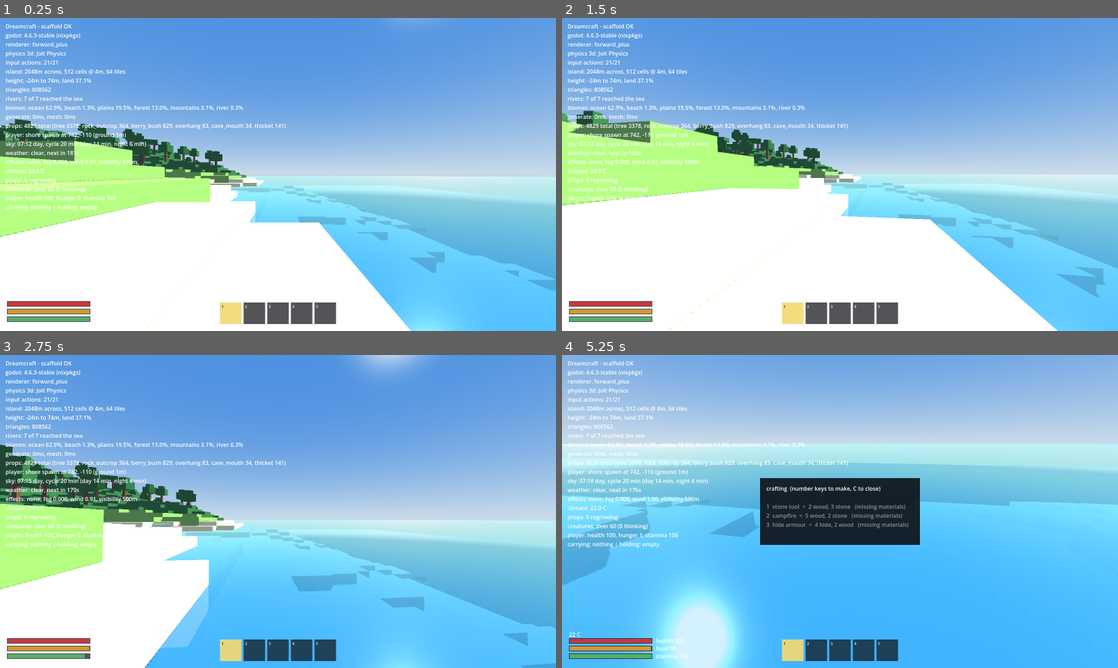
Above: before the commit, frames 1-4 (two rows, left to right).
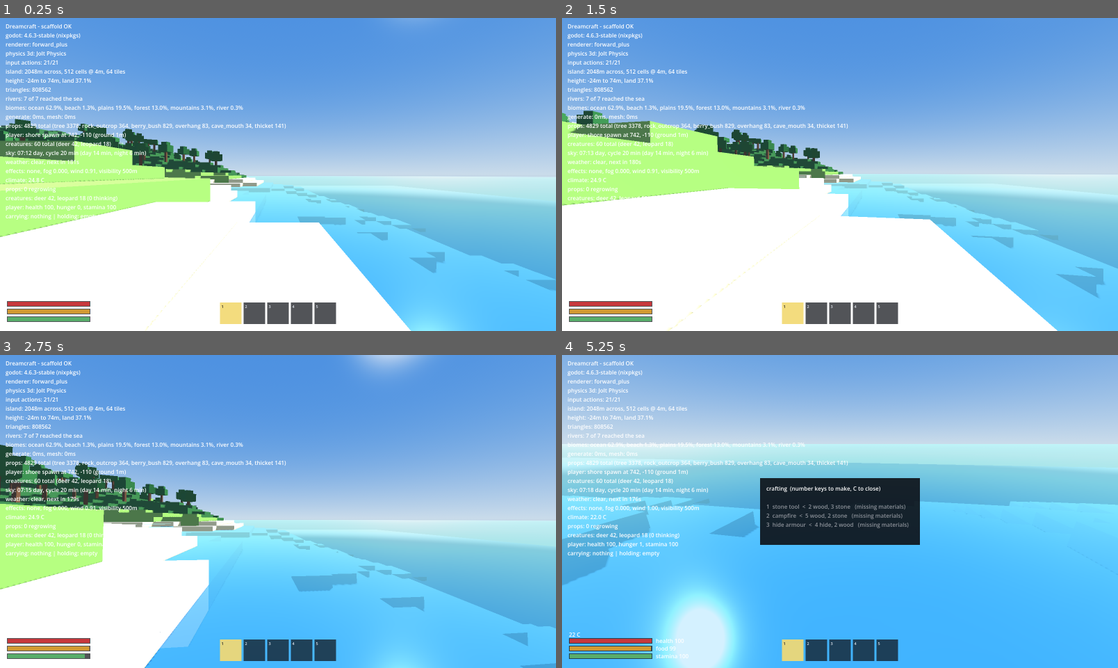
Above: after the commit, the same moments.

Repository: azthrun/dreambig-game-dreamcraft
Game: Godot game, scene res://scenes/main.tscn
Two runs of this game, one before a commit and one after it. Both use one fixed random seed, a clock stepped at 60 frames per second and the inputs below.
Inputs (mouse positions are in pixels of both pictures, inside the frame that each line leads up to):
- Up to frame 1 (0.25 s): no input
- Up to frame 2 (1.5 s): tap Enter (ui_accept) at 0.5 s; move the mouse to (867, 174) at 0.52 s; hold Ctrl (crouch) 0.53-1.28 s; hold W (move_forward) from 0.53 s (still down); tap Space (jump) at 0.77 s; click (867, 174) at 0.8 s; move the mouse to (812, 174) at 1.27 s; click (812, 174) at 1.35 s
- Up to frame 3 (2.75 s): keep holding W (move_forward); tap Space (jump) at 1.52 s; tap Shift (sprint) at 1.55 s; move the mouse to (289, 505) at 2.02 s; hold Shift (sprint) from 2.03 s (still down); tap Ctrl (crouch) at 2.3 s
- Up to frame 4 (5.25 s): move the mouse to (834, 517) at 2.77 s; release Shift (sprint) at 2.78 s; right-click (834, 517) at 2.85 s; tap Space (jump) at 3.02, 3.77 s; click (834, 517) at 3.05 s; move the mouse to (878, 514) at 3.52 s; hold C (craft) 3.53-4.25 s; tap Shift (sprint) at 3.8 s; release W (move_forward) at 4.25 s; drag from (673, 464) to (756, 433) at 4.27 s; tap Enter (ui_accept) at 5 s; move the mouse to (845, 511) at 5.02 s; press the mouse at (845, 511) at 5.03 s; hold W (move_forward) from 5.03 s (still down)

The runs differ from the first frame. In frame 1, 1.4% of the frame differs, in the area x 1-27%, y 39-65%; in frame 2, 1.0%; in frame 3, 1.4%; in frame 4, 1.5%.

Commit message:
Add predator behaviour tree and the leopard
The island can now hunt back. 371 tests, green.
creatures: 60 total (deer 42, leopard 18)

Five stages -- patrol, stalk, charge, attack, retreat -- so a predator
reads as deliberate rather than as a homing missile. Stalking at 42% speed
is what gives the player time to notice they are being hunted; a leopard
that sprinted from first sight would give no warning at all.

Role picks the brain, not species, so the tiger and lion need no new
wiring. The body asks both brains the same two questions -- are you running,
and how fast -- and neither branch mentions a species.

A wounded predator breaks off below 30% health and will not re-engage for
fourteen seconds after. Both halves matter: without the retreat the fight
is to the death, and without the recovery window the animal turns round the
moment it is far enough away and the fight never ends. Separate tests cover
each.

Attack cadence lives in the body reading the species table, not in the
brain, so a slower or faster animal is a number rather than a second brain.

Crouching shortens detection and sprinting lengthens it, tested at a
distance that is safe crouched and not safe sprinting -- so the two
modifiers are shown to bracket the same range rather than merely existing.

Predators patrol a territory around where they spawned. One that wandered
the whole island would be neither findable nor avoidable.

Two of my own test premises were wrong and worth recording. The re-engage
test walked the player back in while the predator was still at 10% health,
so it retreated again and proved nothing about the recovery window. And the
"hunts again" test used a distance inside charge range, so it asserted a
stalk while correctly getting a charge.

Perf unchanged at 137-141 fps on the 1% low: dormancy applies to predators
exactly as it does to deer, which is why 18 more animals cost nothing
measurable.

Closes #23

Co-Authored-By: Claude Opus 5 <noreply@anthropic.com>

Diff:
--- a/scripts/creatures/creature_body.gd
+++ b/scripts/creatures/creature_body.gd
@@ -13,6 +13,7 @@
 const CreatureKind := preload("res://scripts/creatures/creature_kind.gd")
 const CreatureFactory := preload("res://scripts/creatures/creature_factory.gd")
 const PreyBrain := preload("res://scripts/creatures/prey_brain.gd")
+const PredatorBrain := preload("res://scripts/creatures/predator_brain.gd")
 const Corpse := preload("res://scripts/creatures/corpse.gd")
 
 ## Steepest step a creature will climb. Matches the player's own limit, so terrain that
@@ -45,6 +46,10 @@
 var kind := CreatureKind.Kind.DEER
 
 var _health := 0.0
+## Where a predator patrols around. Prey wander freely, so this is only read by
+## predators, but every body carries it rather than branching on species.
+var _anchor := Vector3.ZERO
+var _attack_countdown := 0.0
 var _flash_countdown := 0.0
 var _meshes: Array[MeshInstance3D] = []
 
@@ -65,7 +70,10 @@
 	kind = p_kind
 	_map = map
 	_player = player
-	_brain = PreyBrain.new(seed_value)
+	# Role picks the brain, not species, so the next four animals need no new wiring.
+	_brain = PredatorBrain.new(seed_value) if CreatureKind.is_predator(p_kind) \
+			else PreyBrain.new(seed_value)
+	_anchor = global_position
 
 	collision_layer = CREATURE_LAYER
 	# Collides with nothing: movement is driven from the heightmap, and letting animals
@@ -99,6 +107,10 @@
 
 func health() -> float:
 	return _health
+
+
+func health_fraction() -> float:
+	return _health / maxf(CreatureKind.health(kind), 0.001)
 
 
 func is_dead() -> bool:
@@ -193,7 +205,28 @@
 	if not _active:
 		return
 
+	_update_attack(delta)
 	_move(delta)
+
+
+## Strikes the player while the brain says it is in range, on this species' own cadence.
+##
+## The cooldown lives here rather than in the brain, so a slower or faster animal is a
+## number in the species table rather than a second brain.
+func _update_attack(delta: float) -> void:
+	if _attack_countdown > 0.0:
+		_attack_countdown -= delta
+
+	if not _brain.has_method(&"is_attacking") or not _brain.is_attacking():
+		return
+	if _attack_countdown > 0.0 or _player == null or not is_instance_valid(_player):
+		return
+
+	_attack_countdown = CreatureKind.attack_interval(kind)
+	if _player.has_method(&"stats"):
+		var stats: RefCounted = _player.stats()
+		if stats != null and not stats.is_dead():
+			stats.damage(CreatureKind.attack_damage(kind))
 
 
 ## Re-decides. Only reached on the decision interval, so everything here is off the
@@ -220,13 +253,20 @@
 	if _player != null and _player.has_method(&"is_crouching"):
 		crouching = _player.is_crouching()
 
+	var sprinting := false
+	if _player != null and _player.has_method(&"is_sprinting"):
+		sprinting = _player.is_sprinting()
+
 	_brain.tick(DECISION_INTERVAL, {
 		"position": global_position,
+		"anchor": _anchor,
 		"threat_position": _player.global_position if _player != null \
 				else Vector3.ZERO,
 		"threat_present": _player != null and is_instance_valid(_player),
 		"threat_crouching": crouching,
+		"threat_sprinting": sprinting,
 		"detection_m": CreatureKind.detection_m(kind),
+		"health_fraction": health_fraction(),
 		"made_progress": _made_progress,
 	})
 
@@ -262,10 +302,15 @@
 		_settle()
 		return
 
-	var speed := CreatureKind.run_speed(kind) if _brain.is_fleeing() \
-			else CreatureKind.walk_speed(kind)
-	_play(CreatureFactory.CLIP_RUN if _brain.is_fleeing() \
-			else CreatureFactory.CLIP_WALK)
+	# Prey run when they flee; predators run when they charge or break off. Both answer
+	# the same two questions, so the body does not branch on species.
+	var running: bool = _brain.is_running() if _brain.has_method(&"is_running") \
+			else _brain.is_fleeing()
+	var scale: float = _brain.speed_scale() if _brain.has_method(&"speed_scale") \
+			else 1.0
+	var speed := (CreatureKind.run_speed(kind) if running \
+			else CreatureKind.walk_speed(kind)) * scale
+	_play(CreatureFactory.CLIP_RUN if running else CreatureFactory.CLIP_WALK)
 
 	var step := direction * speed * delta
 	var target := global_position + step
--- a/scripts/creatures/creature_factory.gd
+++ b/scripts/creatures/creature_factory.gd
@@ -45,6 +45,22 @@
 	var head_y := torso_y + (height - leg_length) * 0.42
 	_box(parent, Vector3(0.0, head_y, -length * 0.42),
 			Vector3(width * 0.55, width * 0.55, length * 0.34), head_colour)
+
+	# Spots break up the torso so a tan predator is not mistaken for a tan deer at a
+	# glance, which matters when one of them can kill you.
+	if bool(shape.get("spots", false)):
+		var spot_colour: Color = shape.get("spot_colour", body_colour.darkened(0.5))
+		var rng := RandomNumberGenerator.new()
+		# Fixed seed: every leopard wears the same coat, which is cheaper than storing
+		# one per animal and no player will ever compare two.
+		rng.seed = 4242
+		for _i in 9:
+			var along := rng.randf_range(-0.38, 0.38) * length
+			var around := rng.randf_range(-0.3, 0.3) * (height - leg_length)
+			_box(parent, Vector3(width * 0.51, torso_y + around, along),
+					Vector3(0.02, 0.16, 0.22), spot_colour)
+			_box(parent, Vector3(-width * 0.51, torso_y + around, along),
+					Vector3(0.02, 0.16, 0.22), spot_colour)
 
 	var legs: Array[Node3D] = []
 	var offsets := [
--- a/scripts/creatures/creature_kind.gd
+++ b/scripts/creatures/creature_kind.gd
@@ -42,9 +42,34 @@
 			Biome.Kind.FOREST: 0.7,
 		},
 	},
+	Kind.LEOPARD: {
+		"name": "leopard",
+		"role": Role.PREDATOR,
+		## Roughly two stone-tool hits more than a deer: a real fight without a stalemate.
+		"health": 55.0,
+		"walk_speed": 2.6,
+		"run_speed": 9.6,
+		## Sees further than a deer notices you, so it finds you before you find it.
+		"detection_m": 30.0,
+		"attack_damage": 14.0,
+		"attack_interval": 1.3,
+		"body": {
+			"height": 1.05, "length": 1.9, "width": 0.66,
+			"body_colour": Color(0.78, 0.62, 0.30),
+			"head_colour": Color(0.72, 0.56, 0.26),
+			"leg_colour": Color(0.62, 0.48, 0.22),
+			## Spots are what make it read as a leopard rather than a tan deer.
+			"spots": true,
+			"spot_colour": Color(0.20, 0.15, 0.10),
+		},
+		"drops": {ItemKind.Kind.RAW_MEAT: 3, ItemKind.Kind.HIDE: 2},
+		"biomes": {
+			Biome.Kind.FOREST: 1.0,
+		},
+	},
 }
 
-const ALL: Array[int] = [Kind.DEER]
+const ALL: Array[int] = [Kind.DEER, Kind.LEOPARD]
 
 
 static func data(kind: int) -> Dictionary:
@@ -75,6 +100,20 @@
 	return float(data(kind).get("detection_m", 20.0))
 
 
+## Damage one strike does, and how long between strikes. Prey have neither, which is
+## what makes them prey.
+static func attack_damage(kind: int) -> float:
+	return float(data(kind).get("attack_damage", 0.0))
+
+
+static func attack_interval(kind: int) -> float:
+	return float(data(kind).get("attack_interval", 1.5))
+
+
+static func is_predator(kind: int) -> bool:
+	return role(kind) == Role.PREDATOR
+
+
 static func body(kind: int) -> Dictionary:
 	return data(kind).get("body", {})
 
--- /dev/null
+++ b/scripts/creatures/predator_brain.gd
@@ -0,0 +1,253 @@
+extends RefCounted
+## What a predator decides to do: patrol, stalk, charge, attack, or break off.
+##
+## Pure of Node and SceneTree, like the prey brain, so an entire hunt — noticing, closing,
+## striking, and giving up wounded — is simulated by injecting deltas with no scene and no
+## animal.
+##
+## The five stages exist so a predator reads as deliberate rather than as a homing
+## missile. Stalking at reduced speed is what gives the player time to notice they are
+## being hunted; retreating when hurt is what makes a fight winnable without killing.
+
+enum State { PATROL, STALK, CHARGE, ATTACK, RETREAT }
+
+## How long a bout of patrolling lasts before picking a new heading.
+const PATROL_SECONDS := Vector2(3.0, 8.0)
+
+## Stalking is deliberately slow: the approach is the warning.
+const STALK_SPEED_SCALE := 0.42
+
+## Ranges, in metres. Detection starts a stalk, charge range starts a run, attack range
+## starts hitting.
+const CHARGE_RANGE_M := 13.0
+const ATTACK_RANGE_M := 2.6
+
+## Hysteresis on every range, for the same reason the prey brain needs it: an animal
+## sitting exactly on a boundary would otherwise switch state every frame.
+const RELEASE_MULTIPLIER := 1.3
+
+## Crouching hides you; sprinting advertises you. Both modify the same detection range.
+const CROUCH_DETECTION_FACTOR := 0.45
+const SPRINT_DETECTION_FACTOR := 1.6
+
+## Below this share of health a predator breaks off rather than fighting to the death.
+const RETREAT_HEALTH_FRACTION := 0.3
+
+## How far it runs before it stops fleeing, and how long before it will hunt again.
+const RETREAT_DISTANCE_M := 32.0
+const RECOVER_SECONDS := 14.0
+
+## How far from its territory anchor a patrol will wander.
+const TERRITORY_RADIUS_M := 45.0
+
+var _state := State.PATROL
+var _timer := 0.0
+var _recover := 0.0
+var _direction := Vector3.ZERO
+var _stuck_for := 0.0
+var _rng := RandomNumberGenerator.new()
+
+const STUCK_SECONDS := 1.2
+
+
+func _init(seed_value: int = 0) -> void:
+	_rng.seed = seed_value
+	_enter(State.PATROL)
+
+
+func state() -> int:
+	return _state
+
+
+func state_name() -> String:
+	match _state:
+		State.PATROL:
+			return "patrol"
+		State.STALK:
+			return "stalk"
+		State.CHARGE:
+			return "charge"
+		State.ATTACK:
+			return "attack"
+		State.RETREAT:
+			return "retreat"
+	return "unknown"
+
+
+func desired_direction() -> Vector3:
+	return _direction
+
+
+## True while close enough to strike. The body applies its own cooldown, so the brain does
+## not have to know how fast this animal swings.
+func is_attacking() -> bool:
+	return _state == State.ATTACK
+
+
+func is_retreating() -> bool:
+	return _state == State.RETREAT
+
+
+## Movement speed multiplier for the current state. Stalking is slow, everything else runs.
+func speed_scale() -> float:
+	match _state:
+		State.PATROL:
+			return 1.0
+		State.STALK:
+			return STALK_SPEED_SCALE
+		State.ATTACK:
+			return 0.0
+	return 1.0
+
+
+## Whether the current state uses the running gait rather than the walking one.
+func is_running() -> bool:
+	return _state == State.CHARGE or _state == State.RETREAT
+
+
+## Range at which a predator notices the player, given how the player is moving.
+static func detection_range(base_m: float, crouching: bool,
+		sprinting: bool) -> float:
+	var range_m := base_m
+	if crouching:
+		range_m *= CROUCH_DETECTION_FACTOR
+	elif sprinting:
+		range_m *= SPRINT_DETECTION_FACTOR
+	return range_m
+
+
+## Advances the decision.
+##
+## `context` carries: position, anchor, threat_position, threat_present,
+## threat_crouching, threat_sprinting, detection_m, health_fraction, made_progress.
+func tick(delta: float, context: Dictionary) -> void:
+	if delta <= 0.0:
+		return
+
+	_update_stuck(delta, context)
+
+	var position: Vector3 = context.get("position", Vector3.ZERO)
+	var threat: Vector3 = context.get("threat_position", Vector3.ZERO)
+	var present: bool = context.get("threat_present", false)
+	var distance := position.distance_to(threat) if present else INF
+	var health: float = context.get("health_fraction", 1.0)
+
+	# Wounded animals disengage from any state, including mid-swing.
+	if health <= RETREAT_HEALTH_FRACTION and _state != State.RETREAT:
+		_enter(State.RETREAT)
+
+	if _state == State.RETREAT:
+		_tick_retreat(delta, position, threat, present, distance)
+		return
+
+	if _recover > 0.0:
+		# Recently beaten off: patrol, and ignore the player for a while.
+		_recover -= delta
+		_tick_patrol(delta, context)
+		return
+
+	var detection := detection_range(
+			float(context.get("detection_m", 25.0)),
+			bool(context.get("threat_crouching", false)),
+			bool(context.get("threat_sprinting", false)))
+
+	if not present or distance > detection * RELEASE_MULTIPLIER:
+		if _state != State.PATROL:
+			_enter(State.PATROL)
+		_tick_patrol(delta, context)
+		return
+
+	# Close enough to strike.
+	if distance <= ATTACK_RANGE_M:
+		if _state != State.ATTACK:
+			_enter(State.ATTACK)
+		_direction = Vector3.ZERO
+		return
+
+	# Within a rush.
+	if distance <= CHARGE_RANGE_M:
+		if _state != State.CHARGE:
+			_enter(State.CHARGE)
+		_direction = _towards(position, threat)
+		return
+
+	# Seen, but far: close the distance slowly.
+	if distance <= detection:
+		if _state != State.STALK:
+			_enter(State.STALK)
+		_direction = _towards(position, threat)
+		return
+
+	# Between detection and its release margin: hold whatever was already happening.
+	if _state == State.PATROL:
+		_tick_patrol(delta, context)
+	else:
+		_direction = _towards(position, threat)
+
+
+func _tick_patrol(delta: float, context: Dictionary) -> void:
+	_timer -= delta
+	var position: Vector3 = context.get("position", Vector3.ZERO)
+	var anchor: Vector3 = context.get("anchor", position)
+
+	# Turned back at the edge of its territory, so a predator stays somewhere findable
+	# rather than wandering the whole island.
+	if position.distance_to(anchor) > TERRITORY_RADIUS_M:
+		_direction = _towards(position, anchor)
+		_timer = _rng.randf_range(PATROL_SECONDS.x, PATROL_SECONDS.y)
+		return
+
+	if _timer <= 0.0:
+		_direction = _random_direction()
+		_timer = _rng.randf_range(PATROL_SECONDS.x, PATROL_SECONDS.y)
+
+
+func _tick_retreat(delta: float, position: Vector3, threat: Vector3,
+		present: bool, distance: float) -> void:
+	if present:
+		_direction = _away_from(position, threat)
+	if not present or distance >= RETREAT_DISTANCE_M:
+		# Far enough to stop running, but it will not hunt again for a while.
+		_recover = RECOVER_SECONDS
+		_enter(State.PATROL)
+
+
+func _towards(position: Vector3, target: Vector3) -> Vector3:
+	var to := target - position
+	to.y = 0.0
+	if to.length_squared() < 0.0001:
+		return _random_direction()
+	return to.normalized()
+
+
+func _away_from(position: Vector3, threat: Vector3) -> Vector3:
+	return -_towards(position, threat)
+
+
+func _update_stuck(delta: float, context: Dictionary) -> void:
+	if _state == State.ATTACK:
+		_stuck_for = 0.0
+		return
+	if bool(context.get("made_progress", true)):
+		_stuck_for = 0.0
+		return
+	_stuck_for += delta
+	if _stuck_for >= STUCK_SECONDS:
+		_stuck_for = 0.0
+		_direction = _random_direction()
+
+
+func _enter(state: int) -> void:
+	_state = state
+	_stuck_for = 0.0
+	match state:
+		State.PATROL:
+			_direction = _random_direction()
+			_timer = _rng.randf_range(PATROL_SECONDS.x, PATROL_SECONDS.y)
+		State.ATTACK:
+			_direction = Vector3.ZERO
+
+
+func _random_direction() -> Vector3:
+	var angle := _rng.randf_range(0.0, TAU)
+	return Vector3(cos(angle), 0.0, sin(angle))
--- a/scripts/main.gd
+++ b/scripts/main.gd
@@ -42,6 +42,9 @@
 ## surface under gravity rather than starting embedded in it.
 const SPAWN_CLEARANCE_M := 1.5
 
+## Collected while placing the player, since creatures are spawned in that pass.
+var _creature_lines := PackedStringArray()
+
 
 func _ready() -> void:
 	var missing := missing_actions()
@@ -54,6 +57,7 @@
 		lines.append_array(terrain.stat_lines())
 		lines.append_array(_populate_props(terrain))
 		lines.append(_place_player(terrain))
+		lines.append_array(_creature_lines)
 
 	for line in lines:
 		print(line)
@@ -203,6 +207,7 @@
 	var creatures := get_node_or_null(^"Creatures")
 	if creatures != null:
 		creatures.populate(map, player, terrain.world_seed)
+		_creature_lines = creatures.stat_lines()
 
 	var hud := get_node_or_null(^"UI/Hud")
 	if hud != null and hud.has_method(&"bind"):
--- a/scripts/player/player.gd
+++ b/scripts/player/player.gd
@@ -144,6 +144,12 @@
 	return _crouching
 
 
+## Exposed because predators notice a sprinting player from further away. Crouching hides
+## you, running advertises you.
+func is_sprinting() -> bool:
+	return _is_sprinting()
+
+
 func is_swimming() -> bool:
 	return _swimming
 
--- a/scripts/world/creatures.gd
+++ b/scripts/world/creatures.gd
@@ -58,6 +58,20 @@
 	return _creatures
 
 
+## One-off summary for the boot report, so what actually spawned is visible in a
+## headless run rather than only in the live overlay.
+func stat_lines() -> PackedStringArray:
+	var parts := PackedStringArray()
+	var total := 0
+	for kind in CreatureKind.ALL:
+		var count := int(_counts.get(kind, 0))
+		total += count
+		parts.append("%s %d" % [CreatureKind.name_of(kind), count])
+	var lines := PackedStringArray()
+	lines.append("creatures: %d total (%s)" % [total, ", ".join(parts)])
+	return lines
+
+
 func status_line() -> String:
 	var active := 0
 	for creature in _creatures:
--- /dev/null
+++ b/tests/unit/predator_brain_test.gd
@@ -0,0 +1,224 @@
+extends "res://tests/test_case.gd"
+## Tests predator behaviour: the full hunt, and knowing when to give up.
+
+const Brain := preload("res://scripts/creatures/predator_brain.gd")
+const CreatureKind := preload("res://scripts/creatures/creature_kind.gd")
+const Biome := preload("res://scripts/world/biome.gd")
+
+const DETECTION := 25.0
+
+
+func _brain(seed_value: int = 3) -> RefCounted:
+	return Brain.new(seed_value)
+
+
+## Context with the player at a distance along +X, and the predator unharmed.
+func _at(distance: float, health := 1.0, crouching := false,
+		sprinting := false) -> Dictionary:
+	return {
+		"position": Vector3.ZERO,
+		"anchor": Vector3.ZERO,
+		"threat_position": Vector3(distance, 0.0, 0.0),
+		"threat_present": distance < 100000.0,
+		"threat_crouching": crouching,
+		"threat_sprinting": sprinting,
+		"detection_m": DETECTION,
+		"health_fraction": health,
+		"made_progress": true,
+	}
+
+
+func _alone() -> Dictionary:
+	var context := _at(999999.0)
+	context["threat_present"] = false
+	return context
+
+
+func test_an_undisturbed_predator_patrols() -> void:
+	var brain := _brain()
+	for _i in 40:
+		brain.tick(0.25, _alone())
+	assert_eq(brain.state_name(), "patrol")
+
+
+func test_a_distant_but_visible_player_is_stalked() -> void:
+	var brain := _brain()
+	brain.tick(0.2, _at(DETECTION * 0.8))
+	assert_eq(brain.state_name(), "stalk")
+
+
+func test_stalking_approaches_the_player_slowly() -> void:
+	# The slow approach is the warning. A predator that sprinted from first sight would
+	# give the player no chance to notice they are being hunted.
+	var brain := _brain()
+	brain.tick(0.2, _at(DETECTION * 0.8))
+	assert_almost_eq(brain.desired_direction().x, 1.0, 0.001,
+			"should move towards the player at +X")
+	assert_true(brain.speed_scale() < 1.0, "stalking should be slower than patrol")
+	assert_false(brain.is_running())
+
+
+func test_closing_within_charge_range_starts_a_run() -> void:
+	var brain := _brain()
+	brain.tick(0.2, _at(Brain.CHARGE_RANGE_M * 0.7))
+	assert_eq(brain.state_name(), "charge")
+	assert_true(brain.is_running())
+	assert_almost_eq(brain.speed_scale(), 1.0, 0.001)
+
+
+func test_reaching_the_player_starts_attacking() -> void:
+	var brain := _brain()
+	brain.tick(0.2, _at(Brain.ATTACK_RANGE_M * 0.6))
+	assert_eq(brain.state_name(), "attack")
+	assert_true(brain.is_attacking())
+	assert_almost_eq(brain.desired_direction().length(), 0.0, 0.001,
+			"it should stand and strike rather than push through the player")
+
+
+func test_the_full_hunt_runs_patrol_stalk_charge_attack() -> void:
+	# Each stage in order, as the player walks in.
+	var brain := _brain()
+	brain.tick(0.2, _alone())
+	assert_eq(brain.state_name(), "patrol")
+	brain.tick(0.2, _at(DETECTION * 0.9))
+	assert_eq(brain.state_name(), "stalk")
+	brain.tick(0.2, _at(Brain.CHARGE_RANGE_M * 0.8))
+	assert_eq(brain.state_name(), "charge")
+	brain.tick(0.2, _at(Brain.ATTACK_RANGE_M * 0.5))
+	assert_eq(brain.state_name(), "attack")
+
+
+func test_a_player_who_escapes_is_no_longer_hunted() -> void:
+	var brain := _brain()
+	brain.tick(0.2, _at(Brain.ATTACK_RANGE_M * 0.5))
+	assert_true(brain.is_attacking())
+	brain.tick(0.2, _at(DETECTION * 4.0))
+	assert_eq(brain.state_name(), "patrol")
+
+
+func test_a_wounded_predator_breaks_off() -> void:
+	# A fight the player can win without killing, which is what makes the difficulty
+	# curve survivable.
+	var brain := _brain()
+	brain.tick(0.2, _at(Brain.ATTACK_RANGE_M * 0.5))
+	assert_true(brain.is_attacking())
+	brain.tick(0.2, _at(Brain.ATTACK_RANGE_M * 0.5,
+			Brain.RETREAT_HEALTH_FRACTION - 0.05))
+	assert_true(brain.is_retreating())
+	assert_almost_eq(brain.desired_direction().x, -1.0, 0.001,
+			"it should run away from the player, not towards")
+
+
+func test_a_retreating_predator_stops_once_it_is_clear() -> void:
+	var brain := _brain()
+	brain.tick(0.2, _at(2.0, 0.1))
+	assert_true(brain.is_retreating())
+	brain.tick(0.2, _at(Brain.RETREAT_DISTANCE_M + 5.0, 0.1))
+	assert_eq(brain.state_name(), "patrol")
+
+
+func test_a_beaten_predator_does_not_immediately_re_engage() -> void:
+	# Without the recovery window a wounded animal would turn around the moment it was
+	# far enough away, and the fight would never actually end.
+	var brain := _brain()
+	brain.tick(0.2, _at(2.0, 0.1))
+	brain.tick(0.2, _at(Brain.RETREAT_DISTANCE_M + 5.0, 0.1))
+	assert_eq(brain.state_name(), "patrol")
+	# Player walks straight back into range. Health is restored for this check so the
+	# only thing that could hold the predator back is the recovery window — at 0.1 it
+	# would simply retreat again, which would prove nothing about recovery.
+	brain.tick(0.2, _at(Brain.ATTACK_RANGE_M * 0.5, 1.0))
+	assert_eq(brain.state_name(), "patrol",
+			"it should stay wary rather than pounce again immediately")
+
+
+func test_it_hunts_again_once_recovered() -> void:
+	var brain := _brain()
+	brain.tick(0.2, _at(2.0, 0.1))
+	brain.tick(0.2, _at(Brain.RETREAT_DISTANCE_M + 5.0, 0.1))
+	# Wait out the recovery on full health.
+	for _i in int(Brain.RECOVER_SECONDS / 0.2) + 4:
+		brain.tick(0.2, _alone())
+	# Beyond charge range, so a renewed hunt shows up as a stalk rather than a charge.
+	brain.tick(0.2, _at(DETECTION * 0.9))
+	assert_eq(brain.state_name(), "stalk", "it should be willing to hunt again")
+
+
+func test_crouching_hides_you_and_sprinting_advertises_you() -> void:
+	var base := Brain.detection_range(DETECTION, false, false)
+	assert_true(Brain.detection_range(DETECTION, true, false) < base,
+			"crouching should shorten detection")
+	assert_true(Brain.detection_range(DETECTION, false, true) > base,
+			"sprinting should lengthen it")
+
+	# At a distance that is safe crouched and not safe sprinting.
+	var distance := DETECTION * 1.3
+	var quiet := _brain()
+	quiet.tick(0.2, _at(distance, 1.0, true, false))
+	assert_eq(quiet.state_name(), "patrol", "crouched, it should not notice")
+
+	var loud := _brain()
+	loud.tick(0.2, _at(distance, 1.0, false, true))
+	assert_ne(loud.state_name(), "patrol", "sprinting, it should")
+
+
+func test_patrol_stays_near_its_territory() -> void:
+	# A predator that wandered the whole island would be neither findable nor avoidable.
+	var brain := _brain()
+	var far_from_home := _alone()
+	far_from_home["position"] = Vector3(Brain.TERRITORY_RADIUS_M + 20.0, 0.0, 0.0)
+	far_from_home["anchor"] = Vector3.ZERO
+	brain.tick(0.3, far_from_home)
+	assert_true(brain.desired_direction().x < 0.0,
+			"it should head back towards its territory")
+
+
+func test_state_never_flickers_on_a_range_boundary() -> void:
+	var brain := _brain()
+	brain.tick(0.2, _at(DETECTION * 0.95))
+	var flips := 0
+	var previous: int = brain.state()
+	for _i in 60:
+		brain.tick(0.05, _at(DETECTION * 1.05))
+		if brain.state() != previous:
+			flips += 1
+			previous = brain.state()
+	assert_eq(flips, 0, "hovering at the edge should not oscillate")
+
+
+func test_every_state_is_named() -> void:
+	for state in [Brain.State.PATROL, Brain.State.STALK, Brain.State.CHARGE,
+			Brain.State.ATTACK, Brain.State.RETREAT]:
+		var brain := _brain()
+		brain._enter(state)
+		assert_ne(brain.state_name(), "unknown")
+
+
+func test_the_leopard_is_a_predator_that_lives_in_forest() -> void:
+	var leopard := CreatureKind.Kind.LEOPARD
+	assert_eq(CreatureKind.name_of(leopard), "leopard")
+	assert_true(CreatureKind.is_predator(leopard))
+	assert_true(CreatureKind.lives_in(leopard, Biome.Kind.FOREST))
+	assert_false(CreatureKind.lives_in(leopard, Biome.Kind.OCEAN))
+
+
+func test_a_leopard_is_a_real_step_up_from_a_deer() -> void:
+	var leopard := CreatureKind.Kind.LEOPARD
+	var deer := CreatureKind.Kind.DEER
+	assert_true(CreatureKind.health(leopard) > CreatureKind.health(deer),
+			"it should take longer to kill")
+	assert_true(CreatureKind.run_speed(leopard) > CreatureKind.run_speed(deer),
+			"and it should be able to catch you")
+	assert_true(CreatureKind.attack_damage(leopard) > 0.0)
+	assert_almost_eq(CreatureKind.attack_damage(deer), 0.0, 0.001,
+			"prey do not hit back")
+
+
+func test_a_leopard_cannot_kill_a_healthy_player_instantly() -> void:
+	# It should be dangerous, not a one-shot: the player needs time to react or run.
+	const Stats := preload("res://scripts/player/survival_stats.gd")
+	var stats: RefCounted = Stats.new()
+	var hits: float = stats.rate("max_health") \
+			/ CreatureKind.attack_damage(CreatureKind.Kind.LEOPARD)
+	assert_true(hits >= 4.0,
+			"a leopard should need several hits, needs %.1f" % hits)
Not shown, added: scripts/creatures/predator_brain.gd.uid
Not shown, added: tests/unit/predator_brain_test.gd.uid
